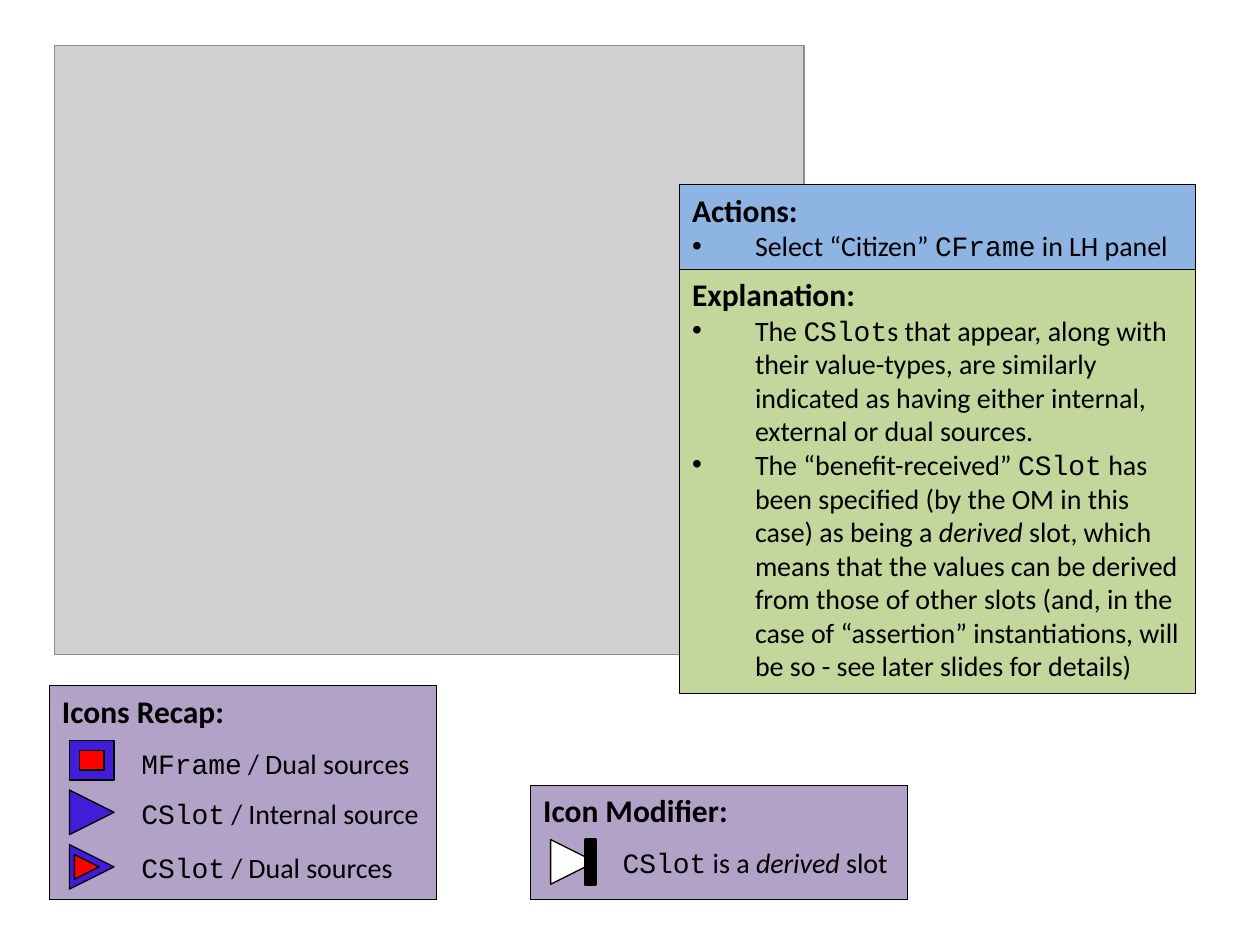
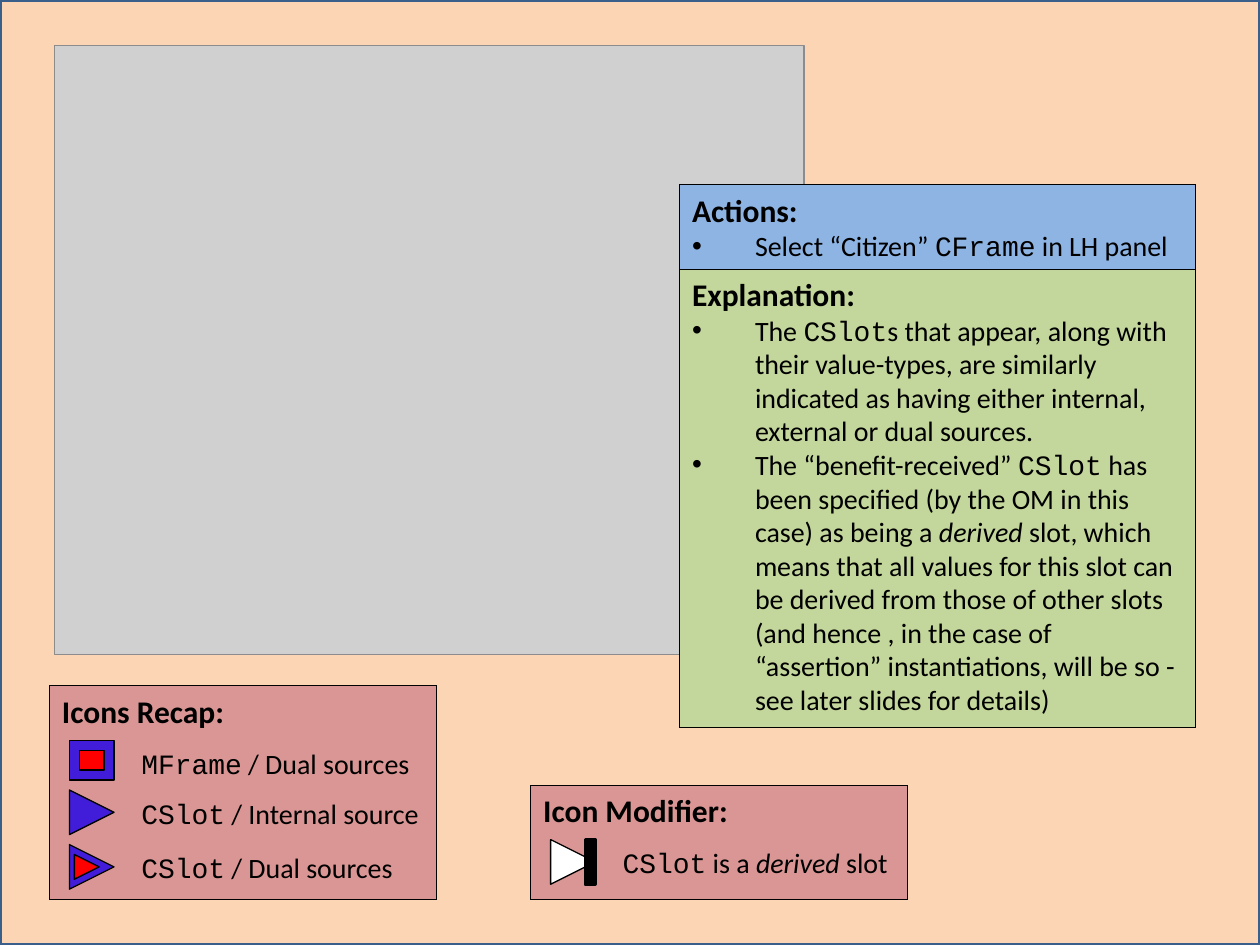
Before and after one commit to colin-puleston/mekon-hobo, a slide deck: slide 24 of docs/MEKON-HOBO Introductory Tutorial.pptx. Drawn at 1260x945 pixels with LibreOffice and Linux fonts; fonts in the diff are those of the drawing; grey boxes stand for pictures. Boxes give left, top, right and bottom in pixels: in the first picture for what was removed or moved away, otherwise in the second. Text is boxed around its words. In the diff, an @@ line names an element or a change of style, - is before the commit and + after.

```diff
--- a/docs/MEKON-HOBO Introductory Tutorial.pptx
+++ b/docs/MEKON-HOBO Introductory Tutorial.pptx
@@ rectangle added at [0,0,1260,945], fill #FCD5B5, outline #3A5F8C 2 pt @@
@@ rectangle "Explanation:": place and size @@
-rectangle "Explanation:" at [679,270,1194,694]
+rectangle "Explanation:" at [679,270,1194,728]
@@ text in rectangle at [755,455,1173,714]: text changed @@
-• The “benefit-received” CSlot has been specified (by the OM in this case) as being a derived slot, which means that the values can be derived from those of other slots (and, in the case of “assertion” instantiations, will be so - see later slides for details)
+• The “benefit-received” CSlot has been specified (by the OM in this case) as being a derived slot, which means that all values for this slot can be derived from those of other slots (and hence , in the case of “assertion” instantiations, will be so - see later slides for details)
@@ rectangle "Icons Recap:" at [49,685,436,898]: fill #B3A2C7 to #D99694 @@
@@ rectangle "Icon Modifier:" at [530,785,907,900]: fill #B3A2C7 to #D99694 @@
```
Also in this commit, not shown: 28 other slides changed, 1 slide added.
